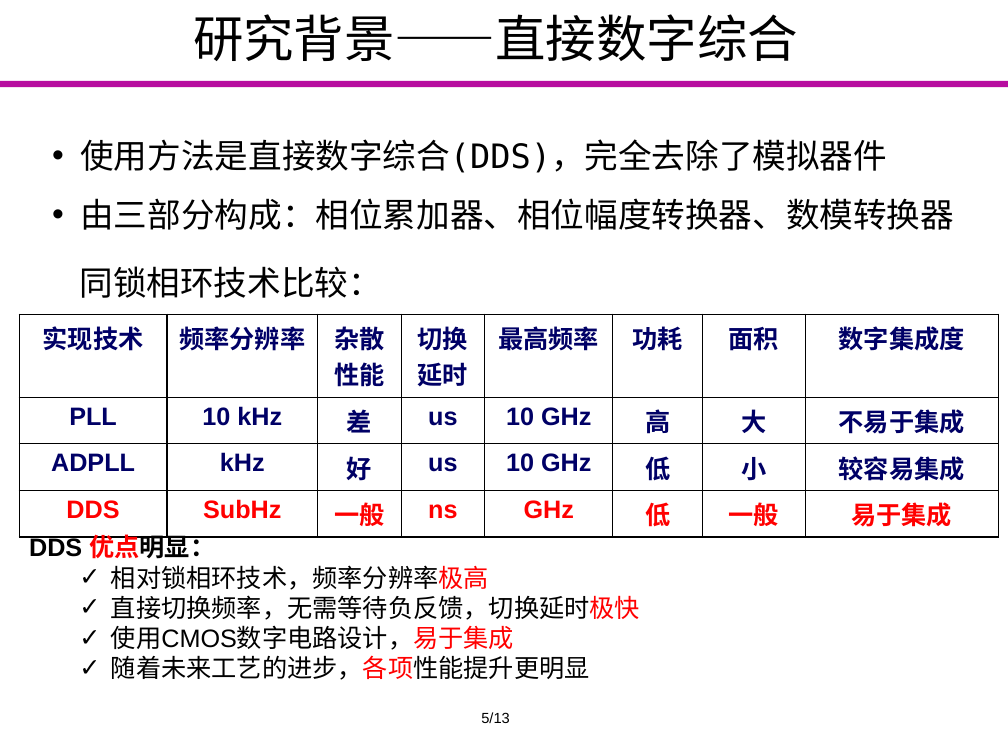
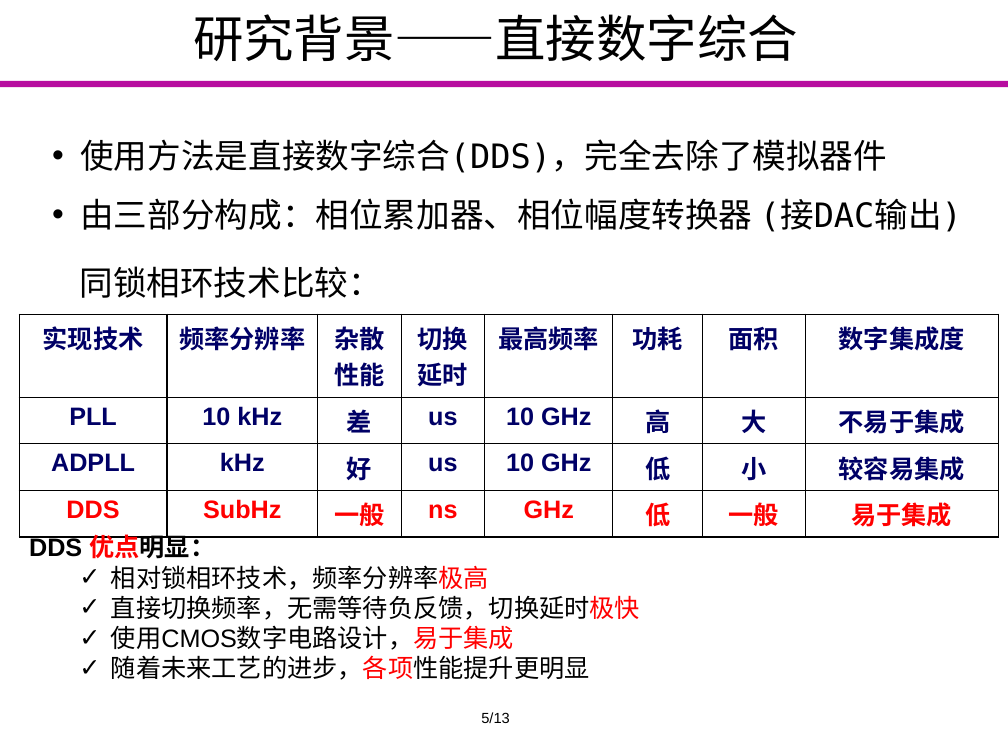
Before and after one commit to Markov2016/kaiti, a slide deck: slide 5 of ppt/yyx_v1.1.pptx. Drawn at 1008x756 pixels with LibreOffice and Linux fonts; fonts in the diff are those of the drawing; background and template pictures are left out. Boxes give left, top, right and bottom in pixels: in the first picture for what was removed or moved away, otherwise in the second. Text is boxed around its words. In the diff, an @@ line names an element or a change of style, - is before the commit and + after.

Commit message:
version 1.1 last

```diff
--- a/ppt/yyx_v1.1.pptx
+++ b/ppt/yyx_v1.1.pptx
@@ text at <box>80,198,962,232</box>: text changed @@
-• 由三部分构成：相位累加器、相位幅度转换器、数模转换器
+• 由三部分构成：相位累加器、相位幅度转换器 (接DAC输出)
```
Also in this commit, not shown: 3 other slides changed.
